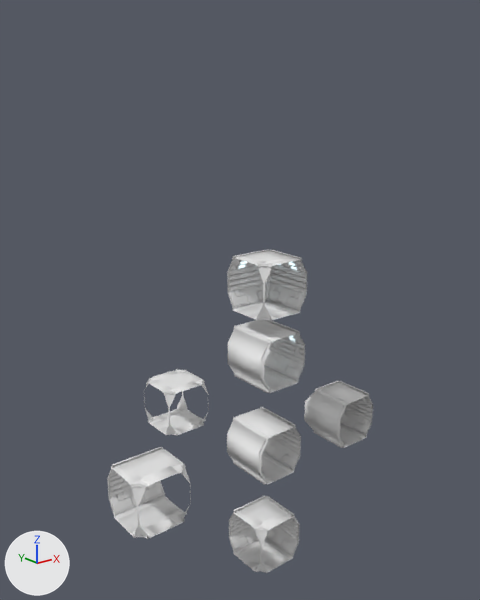
Before and after pictures for a commit that changed the glTF model src/assets/hallway/scene.glb.
Rendered twice from a camera (50 mm lens) standing at (-58.8, -67.5, 54.3) and looking at (1.4, 7.8, 24.2). Lighting does not change. The marker at lower left points along +X, +Y and +Z. Where no turn or scale is listed for an object, it has been applied to the vertices.

Objects in the first picture: 'Hall_End', 'Hall_Junction_T', 'Hall_Junction_X', 'Hall_NoLight', 'Hall_NoLight__90Turn', 'Plane012', 'Plane012_1', 'Plane102', 'Plane102_1'.
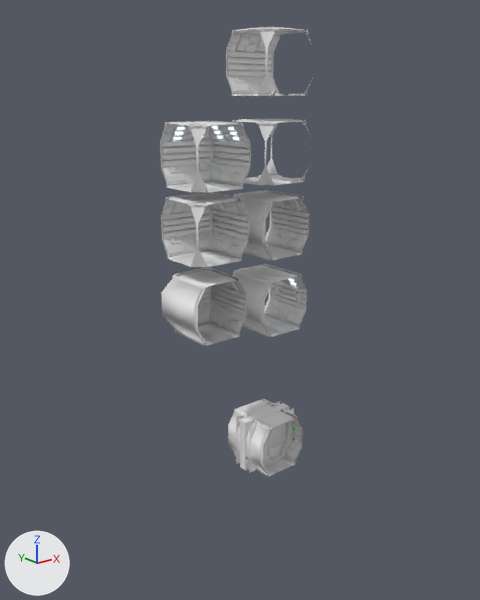
Commit message: :sparkles: Spawn doors

Boxes (x1, y1, x2, y2) around the edits, measured in the pictures (480 x 600 px):
'Plane102', moved
    before: (227, 249, 307, 321)
    after: (160, 121, 251, 193)
'Hall_NoLight__90Turn', moved
    before: (229, 496, 300, 573)
    after: (161, 193, 249, 267)
'Hall_End', moved
    before: (304, 381, 373, 448)
    after: (161, 268, 247, 346)
'Hall_Junction_T', moved
    before: (107, 447, 191, 539)
    after: (226, 27, 314, 96)
'Hall_NoLight', moved
    before: (227, 407, 301, 485)
    after: (233, 190, 309, 260)
'Plane012', moved
    before: (228, 320, 305, 393)
    after: (233, 264, 307, 337)
'Plane124', added
    after: (228, 398, 303, 476)
'Hall_Junction_X', moved
    before: (144, 369, 209, 436)
    after: (232, 119, 311, 185)
'Door_Big_R', added
    after: (267, 407, 289, 459)
'Plane102_1', moved
    before: (238, 261, 297, 270)
    after: (174, 126, 240, 141)
'Door_Big_L', added
    after: (246, 418, 271, 470)
'Plane012_1', moved
    before: (289, 336, 295, 341)
    after: (288, 279, 296, 286)

The change in detail:
Mesh me_mesh_13 is new.
It has 2196 vertices, 3424 faces and spans x -4.36..4.3, y -4.0..4.0, z 0.0..7.79.
It uses material mat_m_environment (its picture is missing).
Mesh me_mesh_12 is new.
It has 170 vertices, 248 faces and spans x 0.0..4.26, y -1.19..0.0, z 0.0..7.79.
It uses material mat_m_environment (its picture is missing).
Mesh me_mesh_11 is new.
It has 173 vertices, 252 faces and spans x -4.26..2.15, y -1.19..0.0, z 0.0..7.79.
It uses material mat_m_environment (its picture is missing).
Object 'Plane102' (ob_plane102) moves from (0.0, 0.0, 25.0) to (-10.3, 0.0, 43.1).
Object 'Plane102_1' (ob_plane102_1) moves from (0.0, 0.0, 25.0) to (-10.3, 0.0, 43.1).
Object 'Plane012' (ob_plane012) moves from (0.0, 0.0, 14.3) to (0.0, 0.0, 22.6).
Object 'Plane012_1' (ob_plane012_1) moves from (0.0, 0.0, 14.3) to (0.0, 0.0, 22.6).
Object 'Hall_NoLight' (ob_hall_nolight) moves from (0.0, 0.3, -0.4) to (0.0, 0.0, 33.3).
Object 'Hall_End' (ob_hall_end) moves from (16.0, 0.0, 0.0) to (-10.8, 0.0, 24.0).
Object 'Hall_Junction_T' (ob_hall_junction_t) moves from (-20.3, 0.0, 0.0) to (0.0, 0.0, 53.9).
Object 'Hall_Junction_X' (ob_hall_junction_x) moves from (-2.7, 20.1, 0.0) to (0.0, 0.0, 43.1).
Object 'Hall_NoLight__90Turn' (ob_hall_nolight__90turn) moves from (0.0, 0.0, -15.7) to (-10.5, 0.0, 34.0).
Object 'Plane124' (ob_plane124) is new; it shows me_mesh_13.
Its location is (0.0, 0.0, 1.1).
Object 'Door_Big_R' (ob_door_big_r) is new; it shows me_mesh_12.
Its location is (0.0, 0.6, 1.1).
Object 'Door_Big_L' (ob_door_big_l) is new; it shows me_mesh_11.
Its location is (0.0, 0.6, 1.1).
